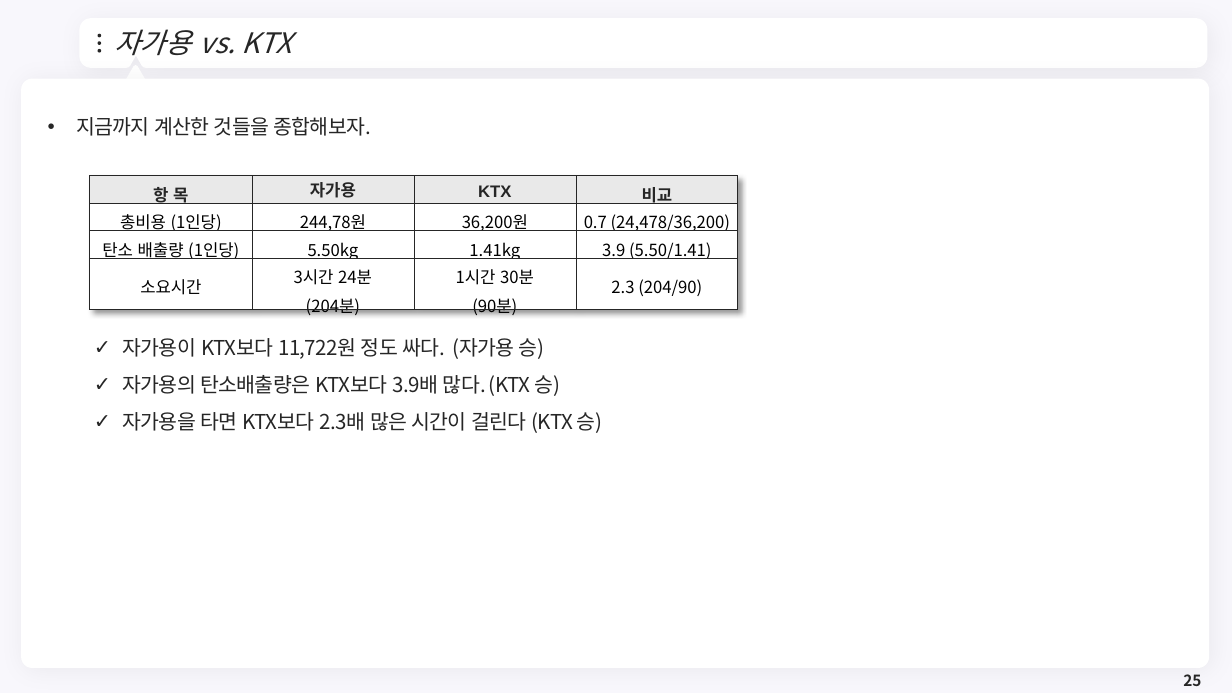
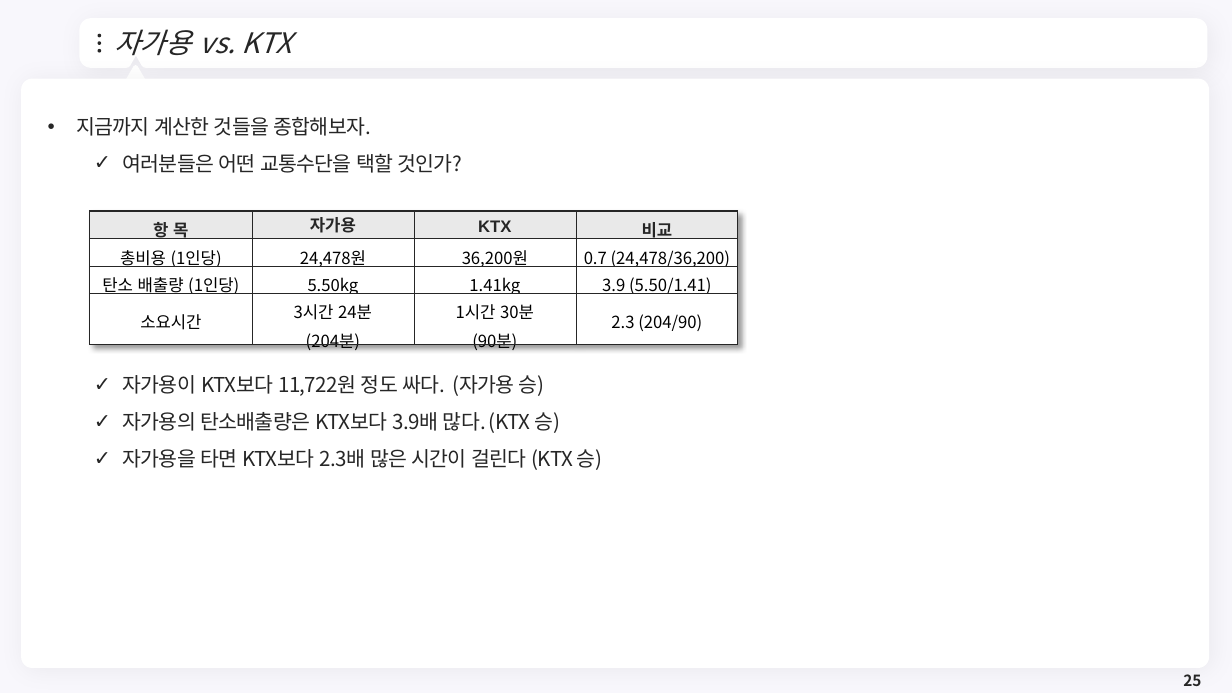
Before and after one commit to meandthey/Teaching, a slide deck: slide 25 of 생활속의 경제/01_Lectures/생활속의 경제_(에너지경제)_2.pptx. Drawn at 1232x693 pixels with LibreOffice and Linux fonts; fonts in the diff are those of the drawing; background and template pictures are left out. Boxes give left, top, right and bottom in pixels: in the first picture for what was removed or moved away, otherwise in the second. Text is boxed around its words. In the diff, an @@ line names an element or a change of style, - is before the commit and + after.

```diff
--- a/생활속의 경제/01_Lectures/생활속의 경제_(에너지경제)_2.pptx
+++ b/생활속의 경제/01_Lectures/생활속의 경제_(에너지경제)_2.pptx
@@ text at box(123, 154, 463, 173): paragraph added @@
+  ✓ 여러분들은 어떤 교통수단을 택할 것인가?
@@ table at box(90, 211, 737, 354) @@
-row 2, column 2: 244,78원
+row 2, column 2: 24,478원
@@ table: place and size @@
-table at box(90, 176, 737, 319)
+table at box(90, 211, 737, 354)
```
Also in this commit, not shown: 15 other slides changed, 10 other files.
